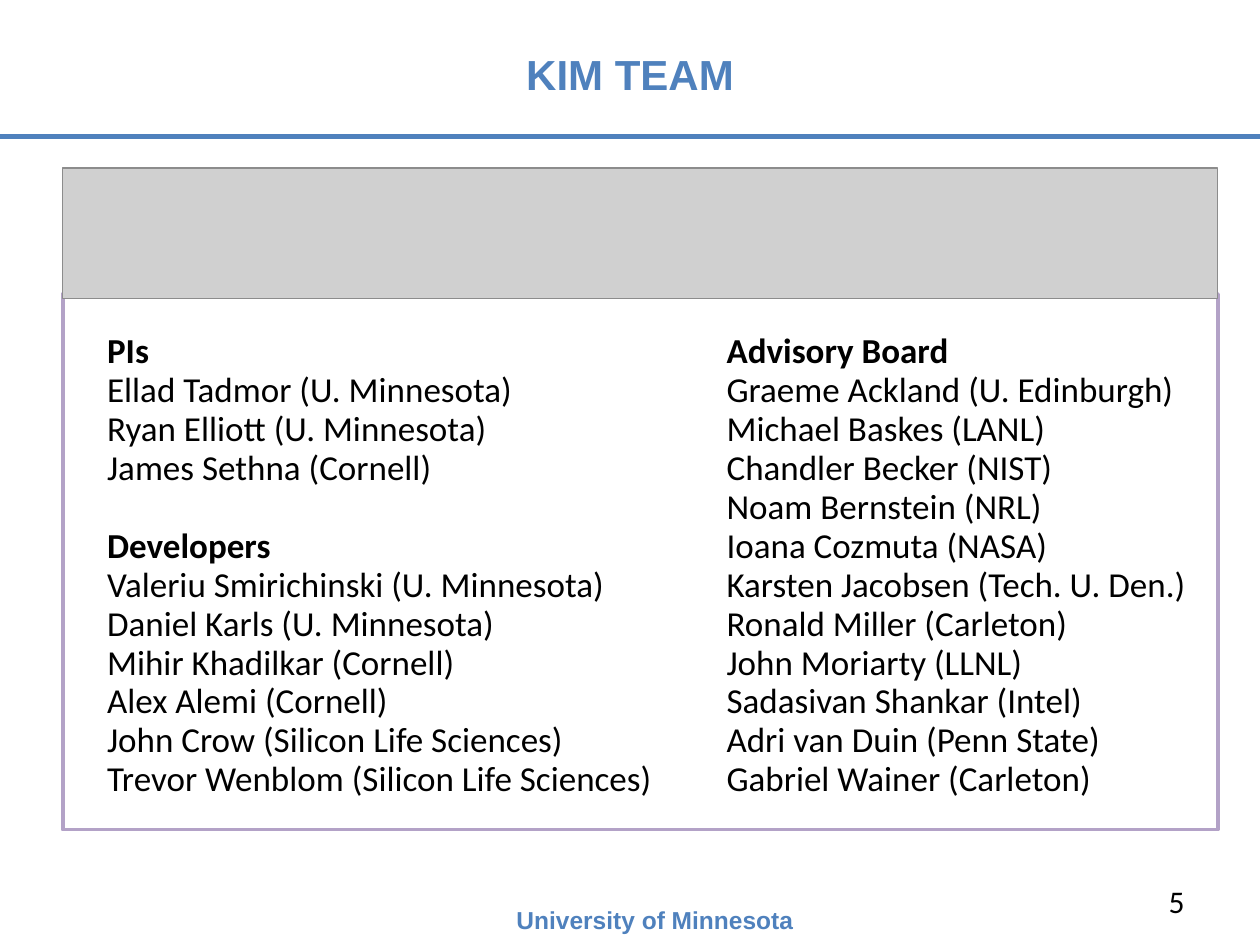
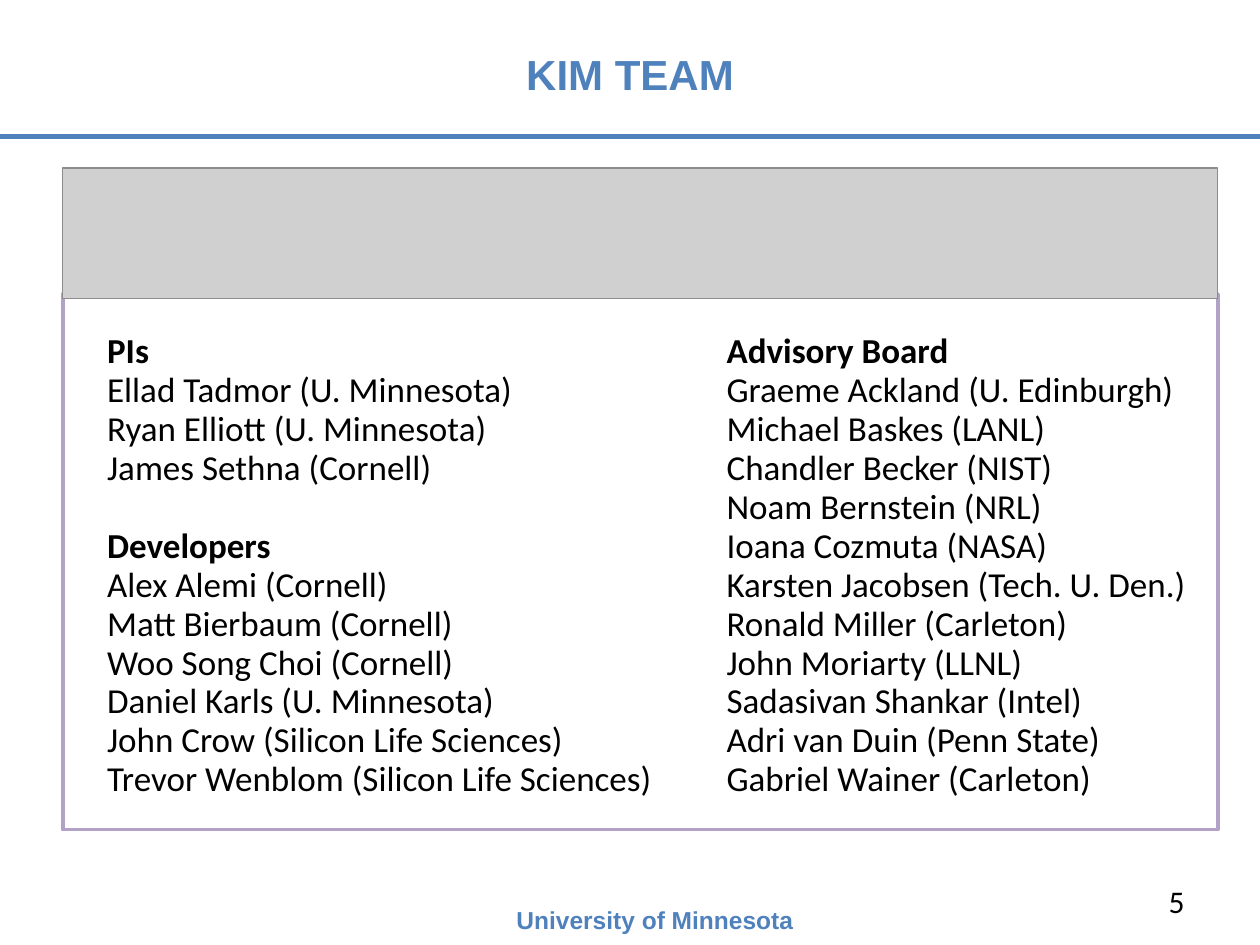
Before and after one commit to openkim/kim-api, a slide deck: slide 5 of DOCs/openkim-api-introduction.pptx. Drawn at 1260x945 pixels with LibreOffice and Linux fonts; fonts in the diff are those of the drawing; grey boxes stand for pictures. Boxes give left, top, right and bottom in pixels: in the first picture for what was removed or moved away, otherwise in the second. Text is boxed around its words. In the diff, an @@ line names an element or a change of style, - is before the commit and + after.

```diff
--- a/DOCs/openkim-api-introduction.pptx
+++ b/DOCs/openkim-api-introduction.pptx
@@ text at [107,571,454,681]: text changed @@
-  Valeriu Smirichinski (U. Minnesota)
+  Alex Alemi (Cornell)
+  Matt Bierbaum (Cornell)
+  Woo Song Choi (Cornell)
@@ text at [107,649,454,718]: paragraphs removed @@
-  Mihir Khadilkar (Cornell)
-  Alex Alemi (Cornell)
```
Also in this commit, not shown: 8 other slides changed, 1 other file.
